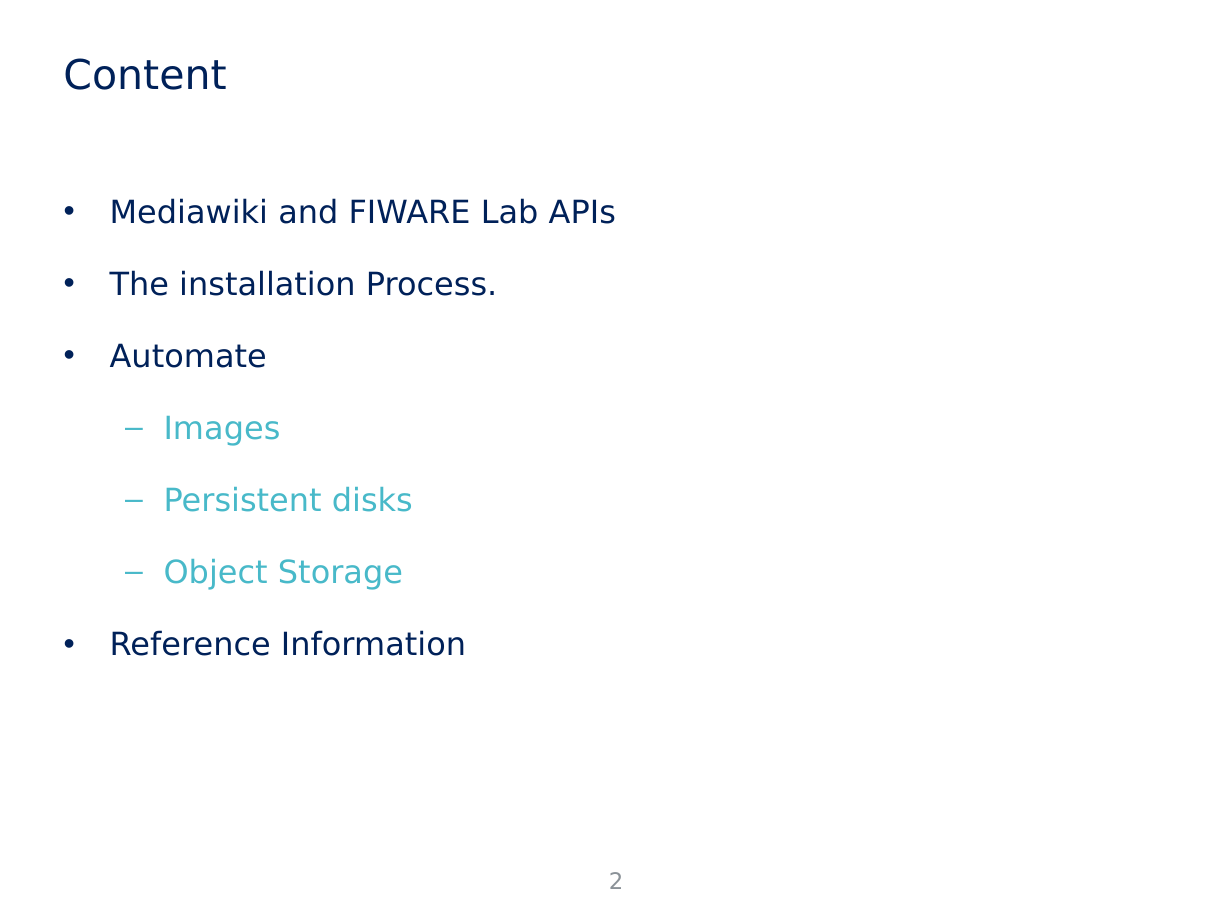
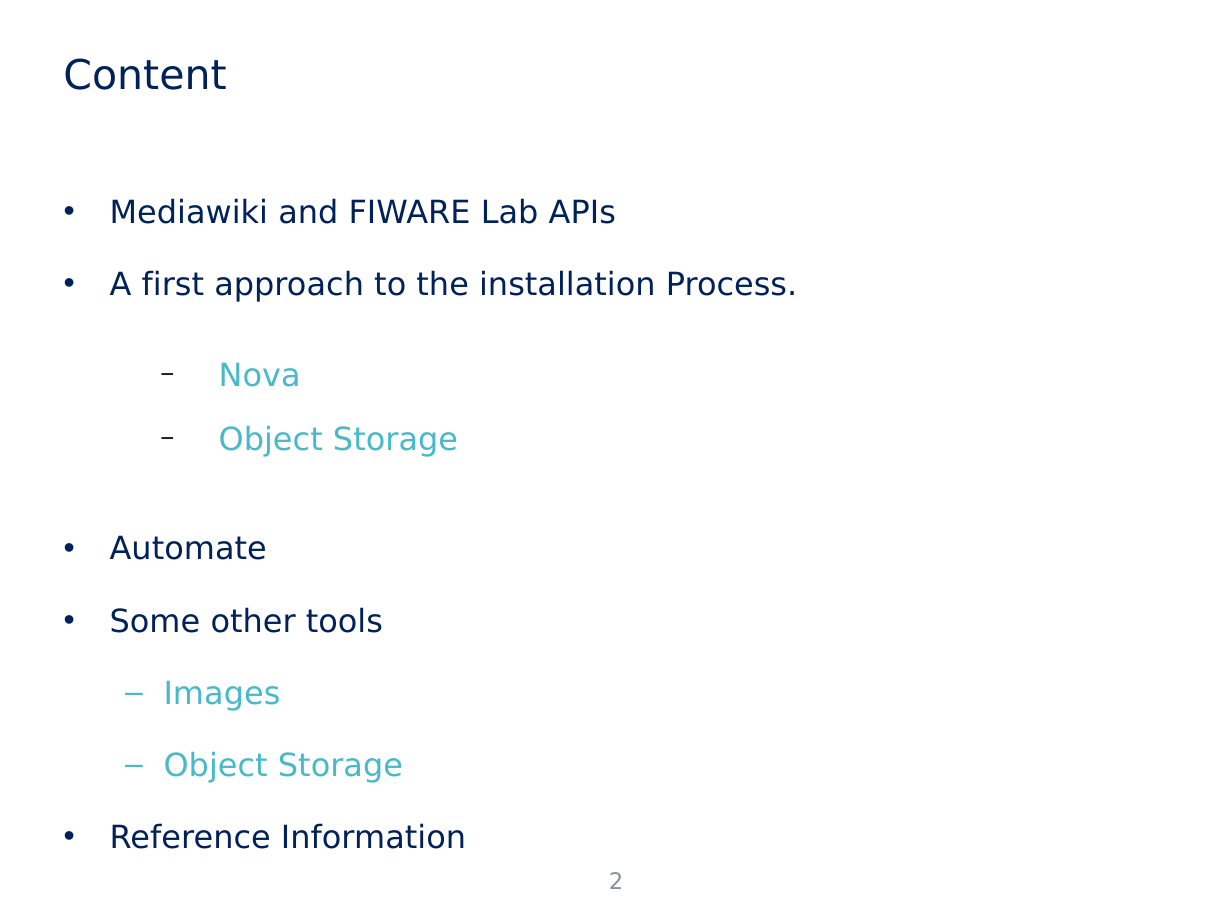
Before and after one commit to jicarretero/SummitMalaga2016, a slide deck: slide 2 of FiwareMalaga.odp. Drawn at 1232x924 pixels with LibreOffice and Linux fonts; fonts in the diff are those of the drawing; background and template pictures are left out. Boxes give left, top, right and bottom in pixels: in the first picture for what was removed or moved away, otherwise in the second. Text is boxed around its words. In the diff, an @@ line names an element or a change of style, - is before the commit and + after.

```diff
--- a/FiwareMalaga.odp
+++ b/FiwareMalaga.odp
@@ text at <box>110,270,797,457</box>: text changed @@
-• The installation Process.
+• A first approach to the installation Process.
+  − Nova
+  − Object Storage
@@ text at <box>164,486,413,512</box>: paragraph removed @@
-  – Persistent disks
@@ text at <box>110,607,383,633</box>: paragraph added @@
+• Some other tools
```
Also in this commit, not shown: 10 other slides changed, 3 slides added, 7 other files.
